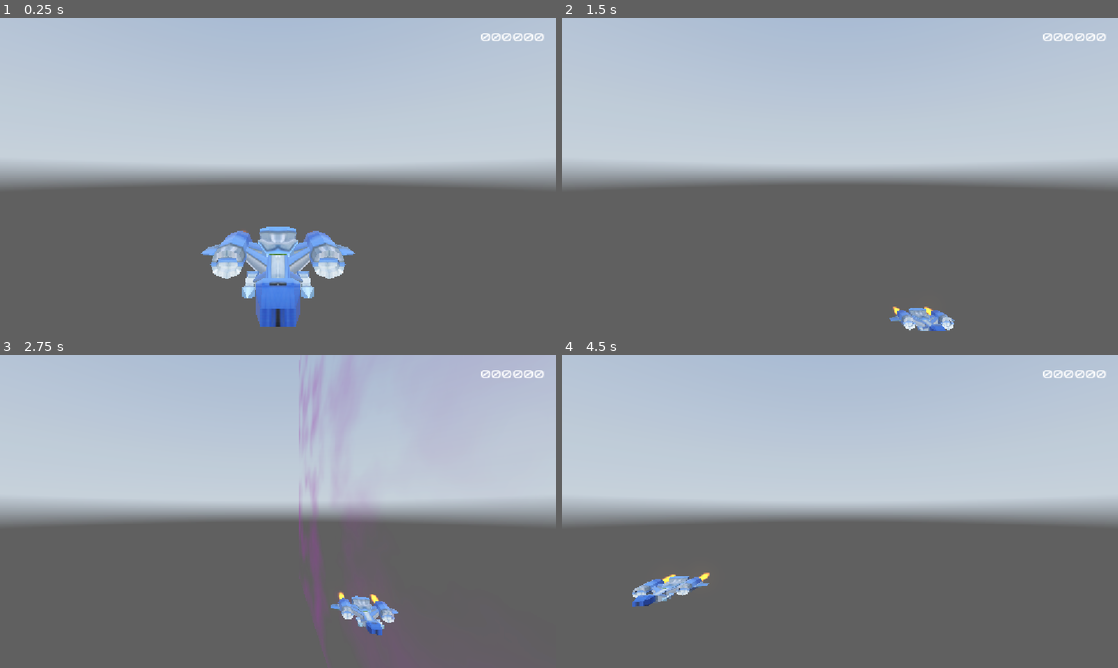
Above: before the commit, frames 1-4 (two rows, left to right).
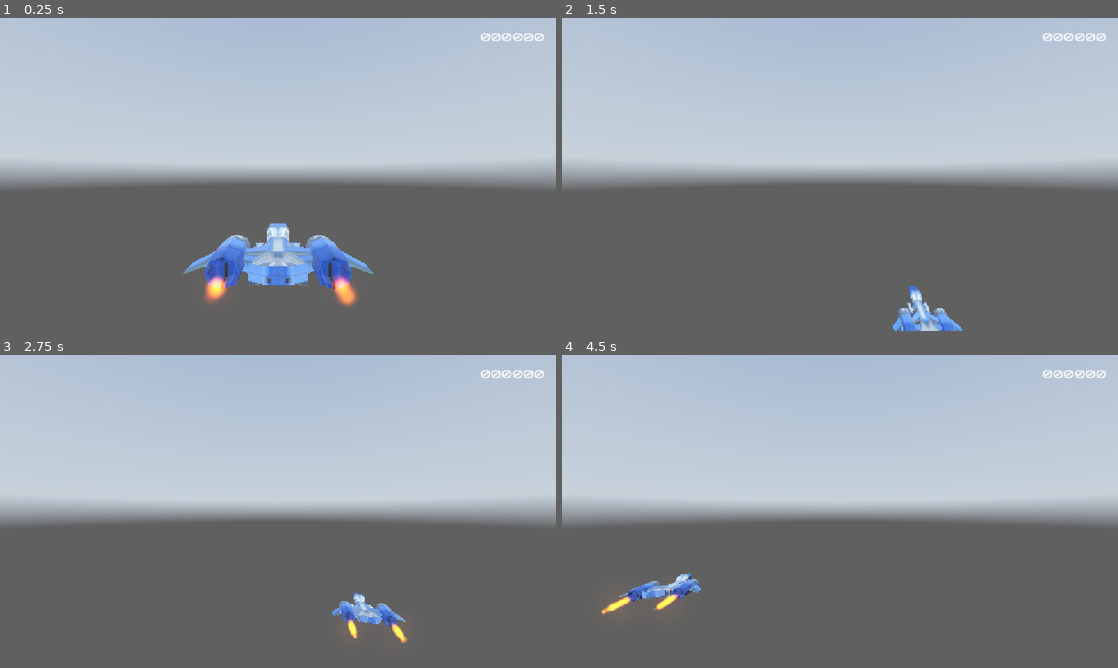
Above: after the commit, the same moments.

Repository: laisammy/space-shooters
Game: Godot game, scene res://Scenes/World/World.tscn
Two runs of this game, one before a commit and one after it. Both use one fixed random seed, a clock stepped at 60 frames per second and the inputs below. A sky picture missing from this copy of the repository is replaced by a grey-blue gradient. Sound files missing from this copy of the repository are replaced by a short silence.
Inputs (mouse positions are in pixels of both pictures, inside the frame that each line leads up to):
- Up to frame 1 (0.25 s): no input
- Up to frame 2 (1.5 s): tap Enter at 0.5 s; move the mouse to (962, 158) at 0.52 s; hold D (roll_right) 0.53-1.28 s; tap Alt at 0.6 s; click (962, 158) at 0.67 s; move the mouse to (728, 190) at 1.27 s; hold W (pitch_down) from 1.28 s (still down); tap Shift at 1.35 s
- Up to frame 3 (2.75 s): move the mouse to (333, 442) at 2.02 s; release W (pitch_down) at 2.03 s; hold D (roll_right) from 2.03 s (still down); tap Alt at 2.1 s
- Up to frame 4 (4.5 s): move the mouse to (812, 574) at 2.77 s; release D (roll_right) at 2.78 s; hold S (pitch_up) 2.78-3.53 s; tap Shift at 2.85, 4.35 s; click (812, 574) at 2.92 s; move the mouse to (1006, 558) at 3.52 s; hold A (roll_left) from 3.53 s (still down); tap Alt at 3.6 s; move the mouse to (673, 464) at 4.27 s

The runs differ from the first frame. In frame 1, 5.4% of the frame differs, in the area x 32-68%, y 65-99%; in frame 2, 0.9%; in frame 3, 1.8%; in frame 4, 1.0%.
Error after the commit: Invalid access to property or key 'on_CreateOneOff' on a base object of type 'Node (SignalHub.gd)'. (res://Scenes/Spawner/Spawner.gd:22)

Commit message:
Add gun scene

Diff:
--- /dev/null
+++ b/Scenes/Gun/gun.gd
@@ -0,0 +1,34 @@
+extends Node3D
+
+class_name gun
+
+const gunFlash = preload("uid://d1d013gejgyay")
+
+@export var debounce: float = 0.2
+@export var muzzles: Array[Node3D]
+@export var soundEffect: AudioStream
+
+@onready var effect: AudioStreamPlayer3D = $effect
+
+var gunFlashes: Array[GPUParticles3D]
+
+var timer: float = 0.0
+
+# Called when the node enters the scene tree for the first time.
+func _ready() -> void:
+	effect.stream = soundEffect
+	for m in muzzles:
+		var gf: GPUParticles3D = gunFlash.instantiate()
+		m.add_child(gf)
+		gunFlashes.append(gf)
+
+func shoot() -> void:
+	if timer > debounce:
+		effect.play()
+		for gf in gunFlashes:
+			gf.emitting = true
+		timer = 0.0
+
+# Called every frame. 'delta' is the elapsed time since the previous frame.
+func _process(delta: float) -> void:
+	timer += delta
--- /dev/null
+++ b/Scenes/Gun/gun.tscn
@@ -0,0 +1,8 @@
+[gd_scene format=3 uid="uid://bs5udnhl66eip"]
+
+[ext_resource type="Script" uid="uid://cmh43xmssg22l" path="res://Scenes/Gun/gun.gd" id="1_goajg"]
+
+[node name="gun" type="Node3D" unique_id=129111583]
+script = ExtResource("1_goajg")
+
+[node name="effect" type="AudioStreamPlayer3D" parent="." unique_id=1581984299]
--- a/Scenes/Spawner/Spawner.gd
+++ b/Scenes/Spawner/Spawner.gd
@@ -10,9 +10,16 @@
 @onready var tie_timer: Timer = $TieTimer
 @onready var asteroid_timer: Timer = $AsteroidTimer
 
+const IMPACT_FLASH = preload("uid://b2qkayj6h3gnq")
+
+enum SceneNames { impactFlash }
+
+const scenesDictionary: Dictionary[int, PackedScene] = {
+	SceneNames.impactFlash: IMPACT_FLASH
+}
 
 func _ready() -> void:
-	pass
+	SignalHub.on_CreateOneOff.connect(on_CreateOneOff)
 
 
 func add_with_transform(ob: Node3D, p_tr: Transform3D) -> void:
@@ -29,6 +36,12 @@
 	var ns = ps.instantiate()
 	call_deferred("add_with_transform", ns, p_tr)
 
+func on_CreateOneOff(pPos: Vector3, sceneName: Spawner.SceneNames) -> void:
+	if !scenesDictionary.has(sceneName):
+		return
+	var newScene = scenesDictionary[sceneName].instantiate()
+	call_deferred("add_with_position", newScene, pPos)
+	print("on_CreateOneOff")
 
 func _on_tie_timer_timeout() -> void:
 	pass
--- a/Scenes/World/World.gd
+++ b/Scenes/World/World.gd
@@ -7,9 +7,10 @@
 @onready var world_environment: WorldEnvironment = $WorldEnvironment
 
 func _on_test_timer_timeout() -> void:
-	var newScene = impactFlash.instantiate()
-	add_child(newScene)
-	newScene.global_position = Vector3(0, 0, -30)
+	#var newScene = impactFlash.instantiate()
+	#add_child(newScene)
+	#newScene.global_position = Vector3(0, 0, -30)
+	pass
 
 func _process(delta: float) -> void:
 	world_environment.environment.sky_rotation.y += delta * rotationSpeed
--- a/Scenes/World/World.tscn
+++ b/Scenes/World/World.tscn
@@ -8,6 +8,7 @@
 [ext_resource type="PackedScene" uid="uid://b5s5dito4uyp1" path="res://Scenes/Spawner/Spawner.tscn" id="8_kjd5s"]
 [ext_resource type="PackedScene" uid="uid://3rjr52ngqks4" path="res://Scenes/VFX/shadedWall/shadedWall.tscn" id="8_p7pgw"]
 [ext_resource type="PackedScene" uid="uid://biqjyglvo2a3a" path="res://Scenes/playerCamera/playerCamera.tscn" id="9_p7pgw"]
+[ext_resource type="PackedScene" uid="uid://bsjnopnp5qi12" path="res://Scenes/Laser/playerLaser.tscn" id="10_kuxid"]
 [ext_resource type="PackedScene" uid="uid://2gv3qb8l4xt0" path="res://Scenes/GameUi/GameUi.tscn" id="11_0d0er"]
 
 [sub_resource type="PanoramaSkyMaterial" id="PanoramaSkyMaterial_j0p05"]
@@ -38,6 +39,9 @@
 [sub_resource type="WorldBoundaryShape3D" id="WorldBoundaryShape3D_ng1ea"]
 plane = Plane(0, -1, 0, 0)
 
+[sub_resource type="BoxShape3D" id="BoxShape3D_ng1ea"]
+size = Vector3(20, 20, 1)
+
 [node name="World" type="Node" unique_id=1661387446]
 script = ExtResource("1_87yka")
 
@@ -62,9 +66,10 @@
 autostart = true
 
 [node name="Player" parent="." unique_id=854243993 instance=ExtResource("7_87yka")]
-transform = Transform3D(1, 0, 0, 0, 1, 0, 0, 0, 1, -0.0069322586, -5.9604645e-08, 0.003786981)
+transform = Transform3D(-1, 0, 8.742278e-08, 0, 1, 0, -8.742278e-08, 0, -1, 0, 0, 0)
 
 [node name="walls" type="Node3D" parent="." unique_id=1171120472]
+visible = false
 
 [node name="shadedWall" parent="walls" unique_id=515485767 instance=ExtResource("8_p7pgw")]
 transform = Transform3D(-2.1855695e-07, 5, -2.1855695e-07, 0, -2.1855695e-07, -5, -5, -2.1855695e-07, 9.553427e-15, 0, 40, -12)
@@ -101,4 +106,16 @@
 [node name="playerCamera" parent="." unique_id=1654207048 instance=ExtResource("9_p7pgw")]
 transform = Transform3D(1, 0, 0, 0, 1, 0, 0, 0, 1, -0.0069322586, -5.9604645e-08, 0.003786981)
 
+[node name="playerLaser" parent="." unique_id=802144111 instance=ExtResource("10_kuxid")]
+transform = Transform3D(1, 0, 0, 0, 1, 0, 0, 0, 1, 0, 0, -4.197707)
+speed = 20.0
+
+[node name="staticBody3d" type="StaticBody3D" parent="." unique_id=1740679749]
+transform = Transform3D(1, 0, 0, 0, 1, 0, 0, 0, 1, 0, 0, -21.55928)
+collision_layer = 2
+collision_mask = 0
+
+[node name="collisionShape3d" type="CollisionShape3D" parent="staticBody3d" unique_id=1829782696]
+shape = SubResource("BoxShape3D_ng1ea")
+
 [connection signal="timeout" from="TestTimer" to="." method="_on_test_timer_timeout"]
Not shown, added: Scenes/Gun/gun.gd.uid
